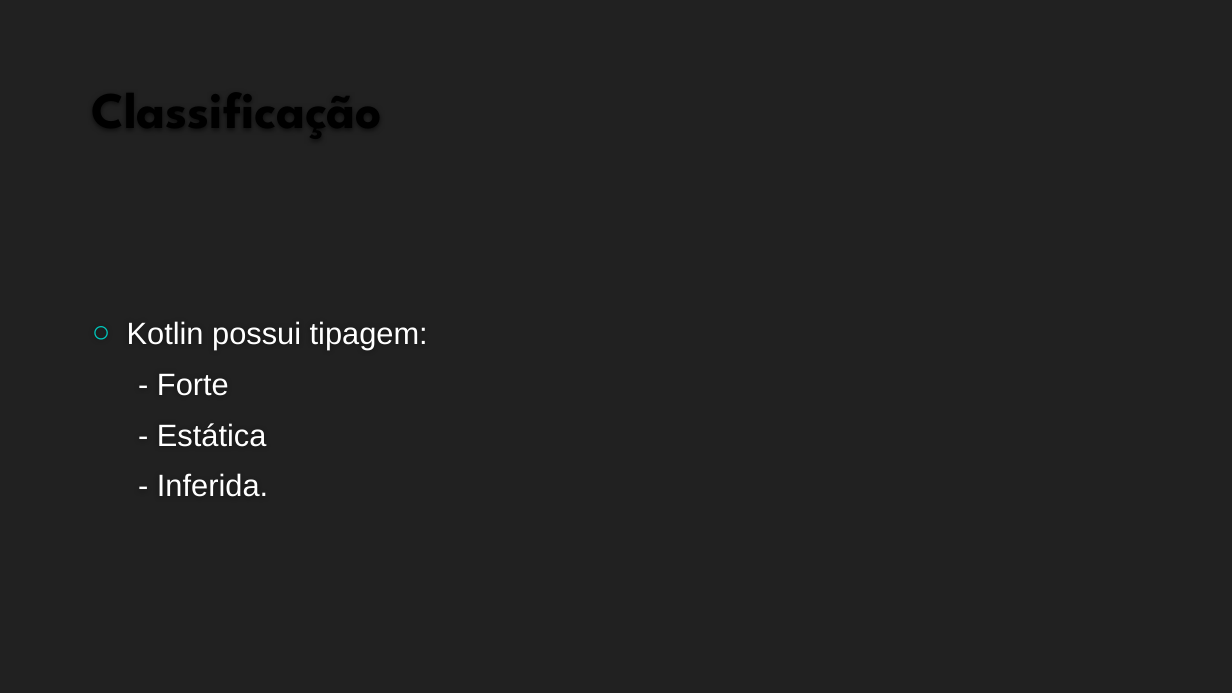
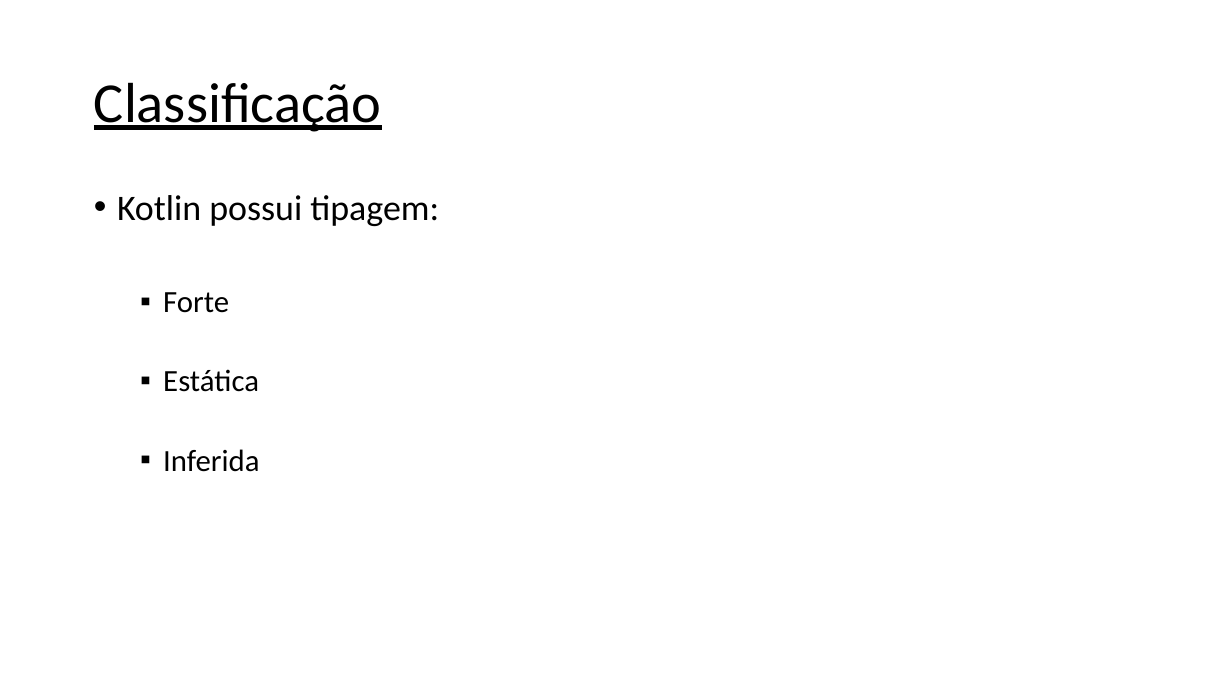
Before and after one commit to lucascomp/EDL, a slide deck: slide 4 of trabalhos/trabalho-01/SLIDES.pptx (slide 7 before the commit). Drawn at 1232x693 pixels with LibreOffice and Linux fonts; fonts in the diff are those of the drawing; background and template pictures are left out. Boxes give left, top, right and bottom in pixels: in the first picture for what was removed or moved away, otherwise in the second. Text is boxed around its words. In the diff, an @@ line names an element or a change of style, - is before the commit and + after.

```diff
--- a/trabalhos/trabalho-01/SLIDES.pptx
+++ b/trabalhos/trabalho-01/SLIDES.pptx
@@ background #212121 to #FFFFFF @@
@@ title "Classificação": place and size @@
-title "Classificação" at bbox=[82, 45, 1151, 143]
+title "Classificação" at bbox=[94, 82, 382, 132]
@@ title "Classificação" at bbox=[94, 82, 382, 132]: size 40 to 44 pt, font League Spartan to Calibri, bold off, underline on; line spacing 1 to 0.9; vertical alignment bottom to middle @@
@@ text "Kotlin possui tipagem:": place and size @@
-text "Kotlin possui tipagem:" at bbox=[127, 321, 428, 497]
+text "Kotlin possui tipagem:" at bbox=[117, 195, 439, 472]
@@ text "Kotlin possui tipagem:" at bbox=[117, 195, 439, 472]: vertical alignment middle to top @@
@@ text at bbox=[117, 195, 439, 226]: size 24 to 28 pt, font Arial to Calibri, text colour #FFFFFF to #000000 in "Kotlin possui tipagem:"; bullet ○ to •; line spacing 1 to 0.9 @@
@@ text at bbox=[163, 292, 259, 472]: text changed; font Arial to Calibri; text colour #FFFFFF to #000000 @@
-- Forte
-- Estática
-- Inferida.
+  ▪ Forte
+  ▪ Estática
+  ▪ Inferida
```
Also in this commit, not shown: 6 other slides changed, 1 slide added, 5 slides removed.
